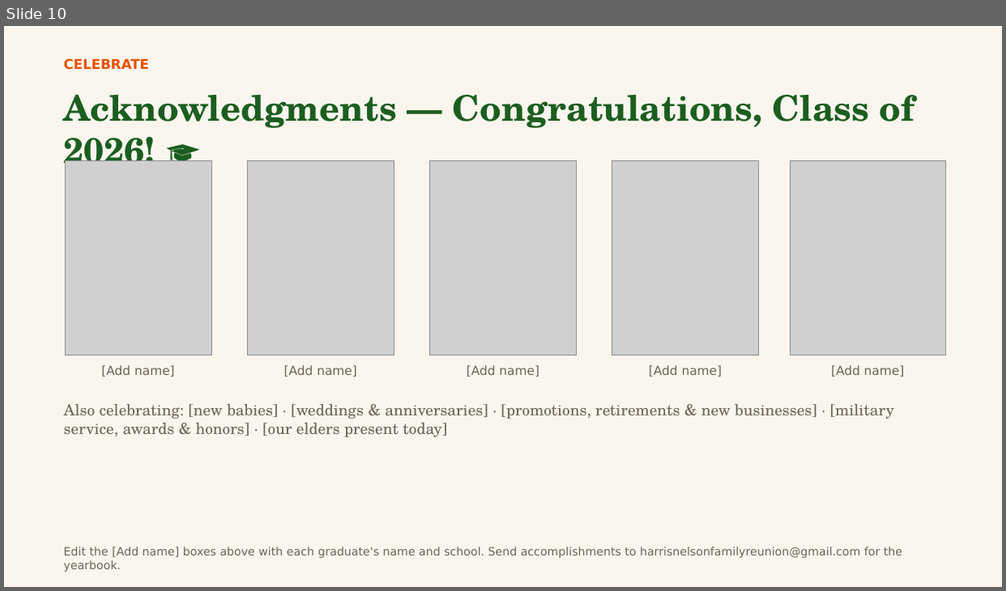
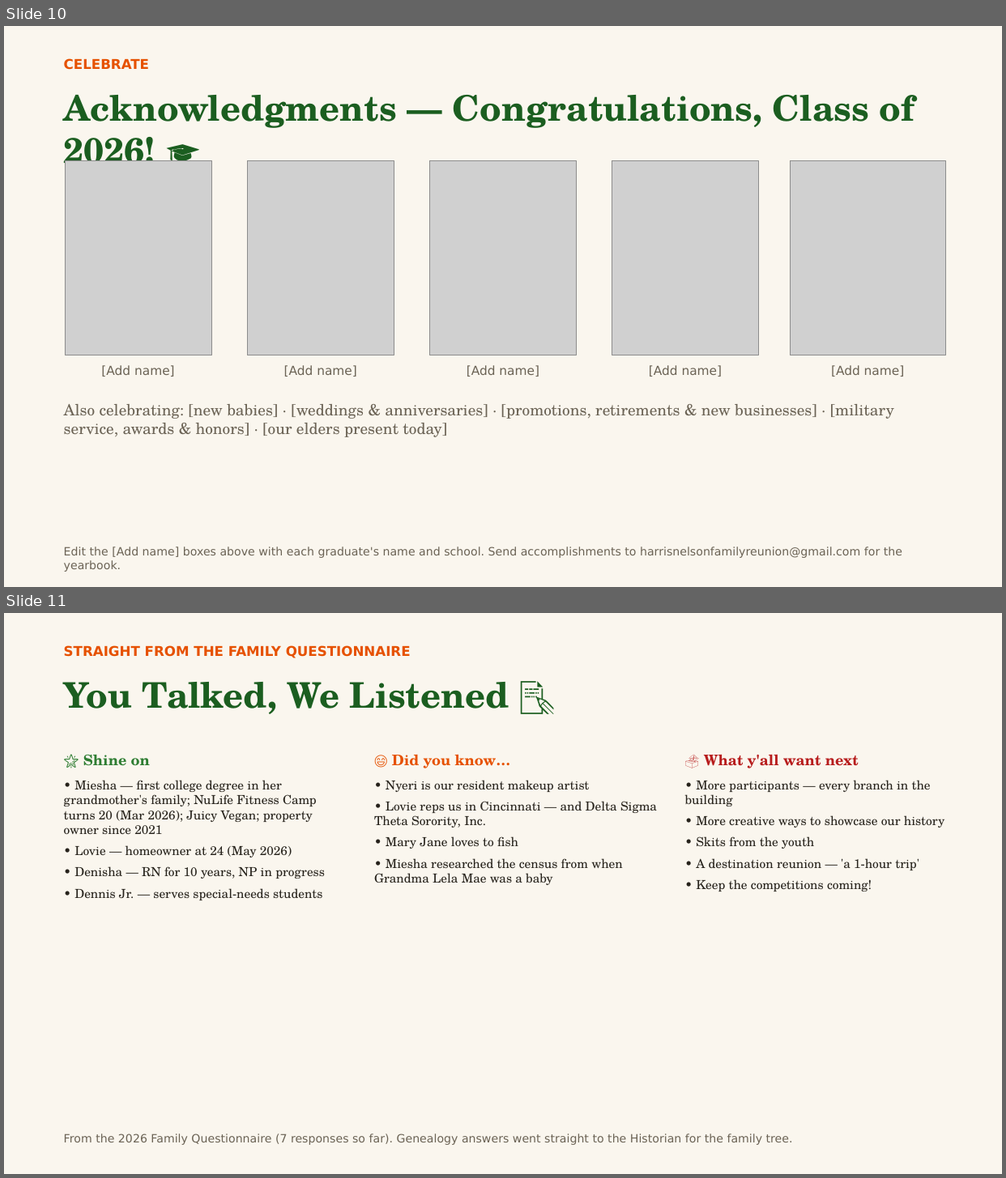
Before and after one commit to MEG-agt25/Family-Reunion, a slide deck: presentation/Harris-Nelson-Reunion-2026.pptx. Shown one above the other, each under a label of ours: slide 10 before the commit, slides 10 and 11 after it. The pictures are 1006x591 and 1006x1178 pixels, drawn with LibreOffice and Linux fonts; fonts in the diff are those of the drawing; grey boxes stand for pictures. Boxes give left, top, right and bottom in pixels: in the first picture for what was removed or moved away, otherwise in the second. Text is boxed around its words. In the diff, an @@ line names an element or a change of style, - is before the commit and + after.

```diff
--- a/presentation/Harris-Nelson-Reunion-2026.pptx
+++ b/presentation/Harris-Nelson-Reunion-2026.pptx
@@ slide 11 added at [4, 613, 1002, 1174], background #FAF6EE @@
@@ text added at [64, 645, 411, 658], 13 pt, text #E65100, bold @@
+STRAIGHT FROM THE FAMILY QUESTIONNAIRE
@@ text added at [64, 682, 509, 714], 34 pt, text #1B5E20, bold @@
+You Talked, We Listened 📝
@@ text added at [64, 754, 325, 901], 12 pt, text #26221B @@
+🌟 Shine on
+• Miesha — first college degree in her grandmother's family; NuLife Fitness Camp turns 20 (Mar 2026); Juicy Vegan; property owner since 2021
+• Lovie — homeowner at 24 (May 2026)
+• Denisha — RN for 10 years, NP in progress
+• Dennis Jr. — serves special-needs students
@@ text added at [374, 754, 657, 885], 12 pt, text #26221B @@
+😄 Did you know…
+• Nyeri is our resident makeup artist
+• Lovie reps us in Cincinnati — and Delta Sigma Theta Sorority, Inc.
+• Mary Jane loves to fish
+• Miesha researched the census from when Grandma Lela Mae was a baby
@@ text added at [685, 754, 944, 892], 12 pt, text #26221B @@
+🗳 What y'all want next
+• More participants — every branch in the building
+• More creative ways to showcase our history
+• Skits from the youth
+• A destination reunion — 'a 1-hour trip'
+• Keep the competitions coming!
@@ text added at [64, 1134, 793, 1145], 11 pt, text #6B6355 @@
+From the 2026 Family Questionnaire (7 responses so far). Genealogy answers went straight to the Historian for the family tree.
```
Also in this commit, not shown: 1 slide changed, 1 other slide added, 3 other files.
